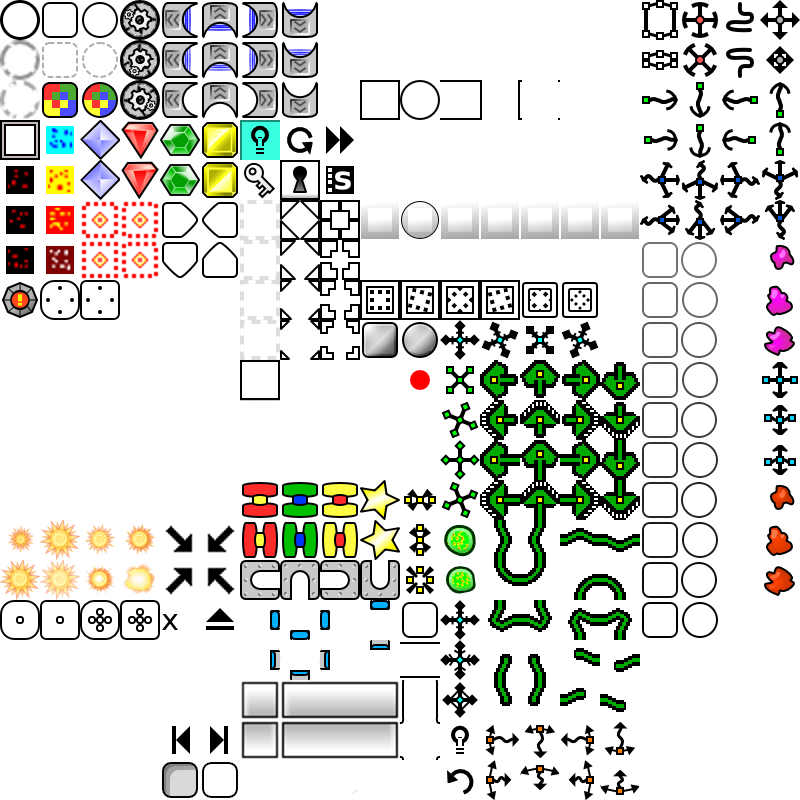
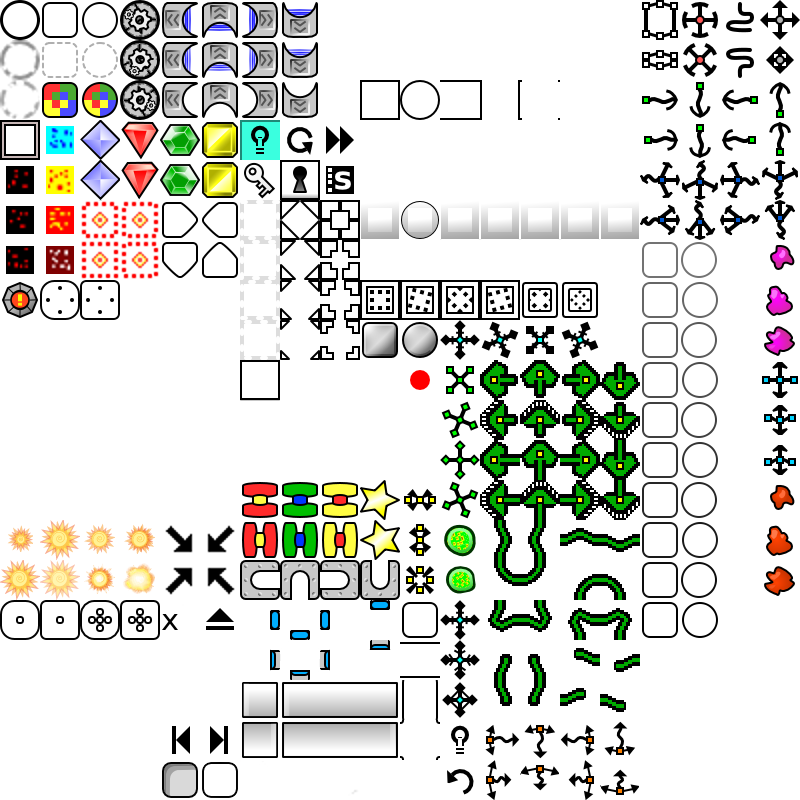
Layered file, before and after one edit (800 x 800). Changes by layer:
painted on "Capa nueva#1" over [241, 680, 400, 759]
